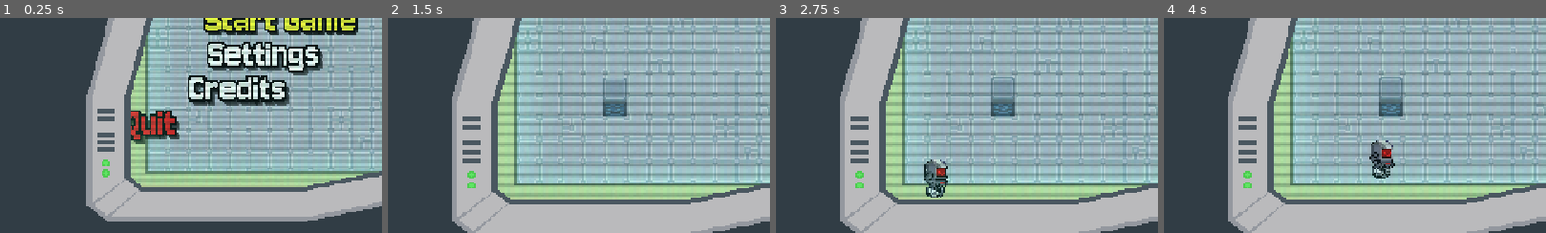
Above: before the commit, frames 1-4 (left to right).
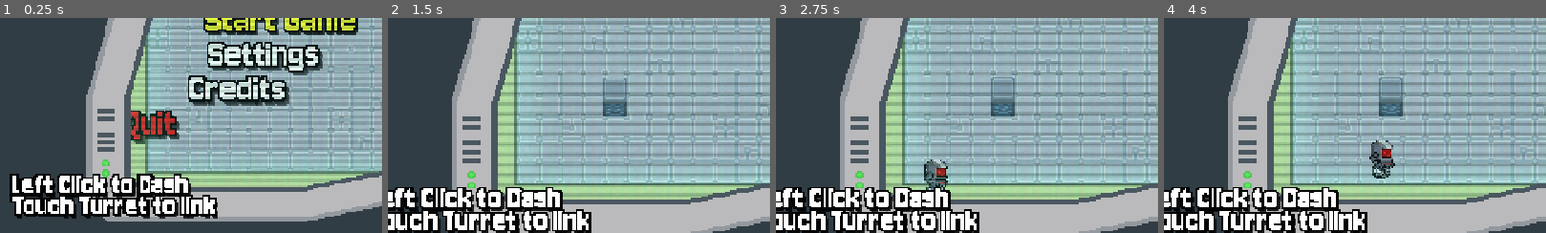
Above: after the commit, the same moments.

Repository: MaulIshak/gamedev-tv
Game: Godot game, scene res://scenes/gameplay.tscn
Same seed, same stepped clock (60 frames per second), same inputs: the game is played once before the commit and once after it. Sound files missing from this copy of the repository are replaced by a short silence.
Inputs (mouse positions are % of the whole screen's width and height, from its top left):
- Up to frame 1 (0.25 s): no input
- Up to frame 2 (1.5 s): click "Start Game" at 0.5 s; tap Enter at 1.25 s; move the mouse to (72, 45) at 1.27 s; hold D (move_right) from 1.28 s (still down); tap Shift (dash) at 1.35 s; click (72, 45) at 1.42 s
- Up to frame 3 (2.75 s): tap Enter at 2 s; move the mouse to (30, 55) at 2.02 s; release D (move_right) at 2.03 s; hold S (move_down) from 2.03 s (still down); tap Shift (dash) at 2.1 s
- Up to frame 4 (4 s): tap Enter at 2.75, 3.5 s; move the mouse to (60, 28) at 2.77 s; release S (move_down) at 2.78 s; hold D (move_right) 2.78-3.53 s; tap Shift (dash) at 2.85, 3.6 s; move the mouse to (45, 70) at 3.52 s; hold W (move_up) from 3.53 s (still down); click (45, 70) at 3.67 s
The pictures show only the part of the screen within x 0-50%, y 50-100%; the shares and areas given below are measured in that part.

The runs differ from the first frame. In frame 1, 9.2% of the frame differs, in the area x 2-57%, y 72-94%; in frame 2, 9.5%, in the area x 0-54%, y 78-100%; in frame 3, 9.5%; in frame 4, 9.5%.

Commit message:
menambahkan helper

Diff:
--- a/scenes/gameplay.tscn
+++ b/scenes/gameplay.tscn
@@ -9,14 +9,16 @@
 [ext_resource type="Script" uid="uid://dmxor68ay1hfg" path="res://scripts/wave_manager.gd" id="7_4bh5q"]
 [ext_resource type="Texture2D" uid="uid://dyc10670w15xw" path="res://assets/sprites/border_connect.png" id="8_e124b"]
 [ext_resource type="PackedScene" uid="uid://bab2rrhdeori6" path="res://scenes/upgrade_ui.tscn" id="9_101mb"]
-[ext_resource type="Shader" path="res://shaders/CRTShaders.gdshader" id="10_lcd4o"]
+[ext_resource type="Shader" uid="uid://cj8gylg30aid7" path="res://shaders/CRTShaders.gdshader" id="10_lcd4o"]
 [ext_resource type="PackedScene" uid="uid://bg6kc4dg4b881" path="res://scenes/ui/main_menu.tscn" id="11_menu"]
 [ext_resource type="Script" uid="uid://drdev25bjj637" path="res://scripts/ui/gameplay_menu_controller.gd" id="12_controller"]
 [ext_resource type="PackedScene" uid="uid://cfhd1hkmh7rp3" path="res://scenes/ui/settings_screen.tscn" id="13_settings"]
 [ext_resource type="PackedScene" uid="uid://8did25w6ijki" path="res://scenes/ui/credits_screen.tscn" id="14_credits"]
 [ext_resource type="PackedScene" uid="uid://bcnwuo1m4cp4h" path="res://scenes/ui/pause_menu.tscn" id="15_pause"]
-[ext_resource type="PackedScene" path="res://scenes/ui/game_over_menu.tscn" id="16_game_over"]
+[ext_resource type="PackedScene" uid="uid://dcgxhj3wowwqi" path="res://scenes/ui/game_over_menu.tscn" id="16_game_over"]
 [ext_resource type="Script" path="res://scripts/camera_2d.gd" id="17_camera"]
+[ext_resource type="Shader" uid="uid://gg1csxl8vust" path="res://shaders/FontMenuShaders.gdshader" id="18_m6b5a"]
+[ext_resource type="FontFile" uid="uid://c47k78746onqy" path="res://assets/fonts/Jersey10-Regular.ttf" id="19_mesn4"]
 
 [sub_resource type="TileSetAtlasSource" id="TileSetAtlasSource_l1v76"]
 texture = ExtResource("1_00tan")
@@ -140,6 +142,26 @@
 polygons = Array[PackedInt32Array]([PackedInt32Array(0, 1, 2, 3)])
 outlines = Array[PackedVector2Array]([PackedVector2Array(56, 8, 456, 8, 456, 256, 48, 256)])
 
+[sub_resource type="ShaderMaterial" id="ShaderMaterial_525vb"]
+shader = ExtResource("18_m6b5a")
+shader_parameter/fill_color = Color(0.99, 0.99, 0.99, 1)
+shader_parameter/fill_strength = 1.0
+shader_parameter/alpha_cutoff = 0.39200001862
+shader_parameter/outline_color = Color(0.015, 0.018, 0.022, 1)
+shader_parameter/outline_size = 4.22800020083
+shader_parameter/shadow_color = Color(0, 0, 0, 0.96)
+shader_parameter/shadow_offset = Vector2(1.5, 2.25)
+shader_parameter/shadow_depth = 4.0
+shader_parameter/shadow_depth_offset = Vector2(1, 1.35)
+shader_parameter/shadow_step = 1.0
+shader_parameter/shadow_spread = 1.0
+shader_parameter/shadow_alpha_decay = 0.92
+shader_parameter/top_highlight = Color(1, 1, 1, 0.14)
+shader_parameter/highlight_cutoff = 0.46
+
+[sub_resource type="FontVariation" id="FontVariation_25e7j"]
+base_font = ExtResource("19_mesn4")
+
 [node name="Gameplay" type="Node2D" unique_id=2043017776]
 
 [node name="HUD" type="CanvasLayer" parent="." unique_id=369524758]
@@ -234,7 +256,7 @@
 offset_right = 74.0
 offset_bottom = 67.0
 
-[node name="GameOverMenu" parent="GUI" instance=ExtResource("16_game_over")]
+[node name="GameOverMenu" parent="GUI" unique_id=491023566 instance=ExtResource("16_game_over")]
 visible = false
 offset_left = -190.0
 offset_top = -79.0
@@ -242,6 +264,7 @@
 offset_bottom = 67.0
 
 [node name="UpgradeUI" parent="GUI" unique_id=1970553632 node_paths=PackedStringArray("player") instance=ExtResource("9_101mb")]
+visible = false
 offset_left = -238.0
 offset_top = -96.0
 offset_right = 242.0
@@ -293,3 +316,16 @@
 visible = false
 position = Vector2(-256, -88)
 navigation_polygon = SubResource("NavigationPolygon_e124b")
+
+[node name="Label2" type="Label" parent="." unique_id=2142846621]
+material = SubResource("ShaderMaterial_525vb")
+offset_left = -298.0
+offset_top = 159.0
+offset_right = -105.0
+offset_bottom = 200.3125
+theme_override_constants/line_spacing = -8
+theme_override_constants/paragraph_spacing = -1
+theme_override_fonts/font = SubResource("FontVariation_25e7j")
+theme_override_font_sizes/font_size = 23
+text = "Left Click to Dash
+Touch Turret to link "
--- a/scenes/ui/game_over_menu.tscn
+++ b/scenes/ui/game_over_menu.tscn
@@ -25,6 +25,42 @@
 [sub_resource type="FontVariation" id="FontVariation_game_over"]
 base_font = ExtResource("2_font")
 
+[sub_resource type="ShaderMaterial" id="ShaderMaterial_rvyv1"]
+resource_local_to_scene = true
+shader = ExtResource("3_shader")
+shader_parameter/fill_color = Color(0.9, 0.92, 0.94, 1)
+shader_parameter/fill_strength = 1.0
+shader_parameter/alpha_cutoff = 0.48
+shader_parameter/outline_color = Color(0.0156863, 0.0196078, 0.0235294, 1)
+shader_parameter/outline_size = 3.170000150575
+shader_parameter/shadow_color = Color(0, 0, 0, 0.94)
+shader_parameter/shadow_offset = Vector2(0.6, 0.8)
+shader_parameter/shadow_depth = 8.0
+shader_parameter/shadow_depth_offset = Vector2(1, 1.35)
+shader_parameter/shadow_step = 0.7970000259825
+shader_parameter/shadow_spread = 1.0
+shader_parameter/shadow_alpha_decay = 0.92
+shader_parameter/top_highlight = Color(1, 1, 1, 0.1)
+shader_parameter/highlight_cutoff = 1.0
+
+[sub_resource type="ShaderMaterial" id="ShaderMaterial_bajbn"]
+resource_local_to_scene = true
+shader = ExtResource("3_shader")
+shader_parameter/fill_color = Color(1, 0.86, 0.08, 1)
+shader_parameter/fill_strength = 1.08
+shader_parameter/alpha_cutoff = 0.48
+shader_parameter/outline_color = Color(0.0156863, 0.0196078, 0.0235294, 1)
+shader_parameter/outline_size = 2.0
+shader_parameter/shadow_color = Color(0, 0, 0, 0.96)
+shader_parameter/shadow_offset = Vector2(0.6, 0.8)
+shader_parameter/shadow_depth = 4.0
+shader_parameter/shadow_depth_offset = Vector2(1, 1.35)
+shader_parameter/shadow_step = 1.0
+shader_parameter/shadow_spread = 0.75
+shader_parameter/shadow_alpha_decay = 0.9
+shader_parameter/top_highlight = Color(1, 1, 1, 0.14)
+shader_parameter/highlight_cutoff = 0.46
+
 [sub_resource type="ShaderMaterial" id="ShaderMaterial_i4hgn"]
 resource_local_to_scene = true
 shader = ExtResource("3_shader")
@@ -44,42 +80,6 @@
 shader_parameter/highlight_cutoff = 1.0
 
 [sub_resource type="ShaderMaterial" id="ShaderMaterial_5d0qp"]
-resource_local_to_scene = true
-shader = ExtResource("3_shader")
-shader_parameter/fill_color = Color(1, 0.86, 0.08, 1)
-shader_parameter/fill_strength = 1.08
-shader_parameter/alpha_cutoff = 0.48
-shader_parameter/outline_color = Color(0.0156863, 0.0196078, 0.0235294, 1)
-shader_parameter/outline_size = 2.0
-shader_parameter/shadow_color = Color(0, 0, 0, 0.96)
-shader_parameter/shadow_offset = Vector2(0.6, 0.8)
-shader_parameter/shadow_depth = 4.0
-shader_parameter/shadow_depth_offset = Vector2(1, 1.35)
-shader_parameter/shadow_step = 1.0
-shader_parameter/shadow_spread = 0.75
-shader_parameter/shadow_alpha_decay = 0.9
-shader_parameter/top_highlight = Color(1, 1, 1, 0.14)
-shader_parameter/highlight_cutoff = 0.46
-
-[sub_resource type="ShaderMaterial" id="ShaderMaterial_rvyv1"]
-resource_local_to_scene = true
-shader = ExtResource("3_shader")
-shader_parameter/fill_color = Color(0.9, 0.92, 0.94, 1)
-shader_parameter/fill_strength = 1.0
-shader_parameter/alpha_cutoff = 0.48
-shader_parameter/outline_color = Color(0.0156863, 0.0196078, 0.0235294, 1)
-shader_parameter/outline_size = 3.170000150575
-shader_parameter/shadow_color = Color(0, 0, 0, 0.94)
-shader_parameter/shadow_offset = Vector2(0.6, 0.8)
-shader_parameter/shadow_depth = 8.0
-shader_parameter/shadow_depth_offset = Vector2(1, 1.35)
-shader_parameter/shadow_step = 0.7970000259825
-shader_parameter/shadow_spread = 1.0
-shader_parameter/shadow_alpha_decay = 0.92
-shader_parameter/top_highlight = Color(1, 1, 1, 0.1)
-shader_parameter/highlight_cutoff = 1.0
-
-[sub_resource type="ShaderMaterial" id="ShaderMaterial_bajbn"]
 resource_local_to_scene = true
 shader = ExtResource("3_shader")
 shader_parameter/fill_color = Color(1, 0.86, 0.08, 1)
@@ -126,15 +126,15 @@
 theme_override_constants/separation = -13
 alignment = 1
 
+[node name="Restart" parent="VBoxContainer" unique_id=2108325949 instance=ExtResource("1_button")]
+layout_mode = 2
+button_text = "Restart Game"
+selected = true
+default_material = SubResource("ShaderMaterial_rvyv1")
+selected_material = SubResource("ShaderMaterial_bajbn")
+
 [node name="MainMenu" parent="VBoxContainer" unique_id=686699890 instance=ExtResource("1_button")]
 layout_mode = 2
 button_text = "Main Menu"
-selected = true
 default_material = SubResource("ShaderMaterial_i4hgn")
 selected_material = SubResource("ShaderMaterial_5d0qp")
-
-[node name="Restart" parent="VBoxContainer" unique_id=2108325949 instance=ExtResource("1_button")]
-layout_mode = 2
-button_text = "Restart Game"
-default_material = SubResource("ShaderMaterial_rvyv1")
-selected_material = SubResource("ShaderMaterial_bajbn")
